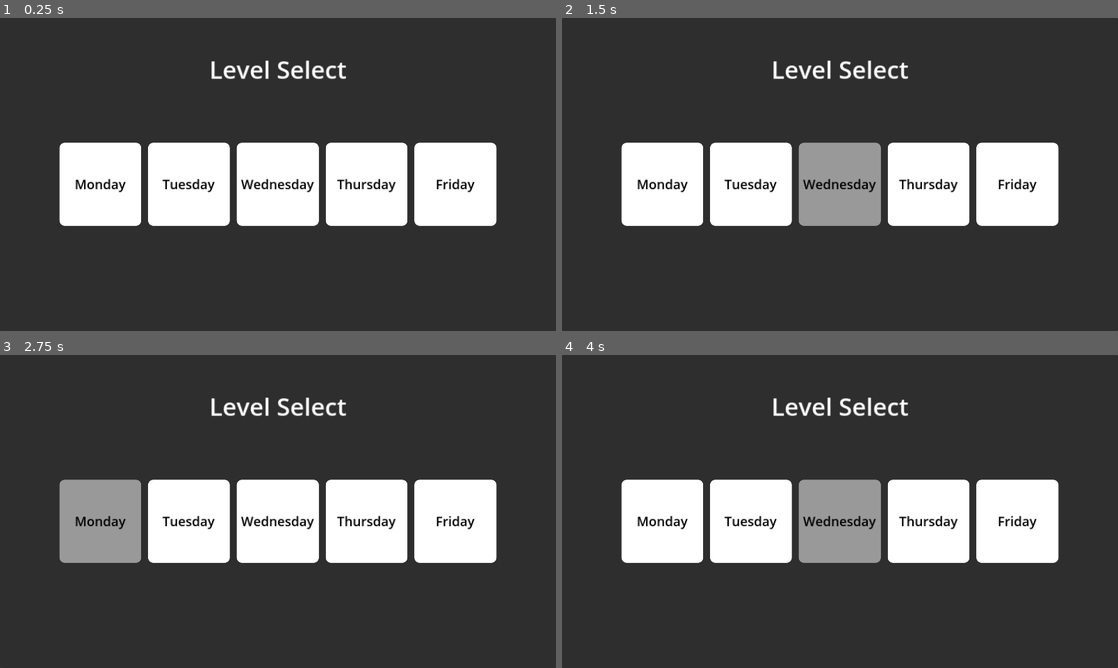
Above: before the commit, frames 1-4 (two rows, left to right).
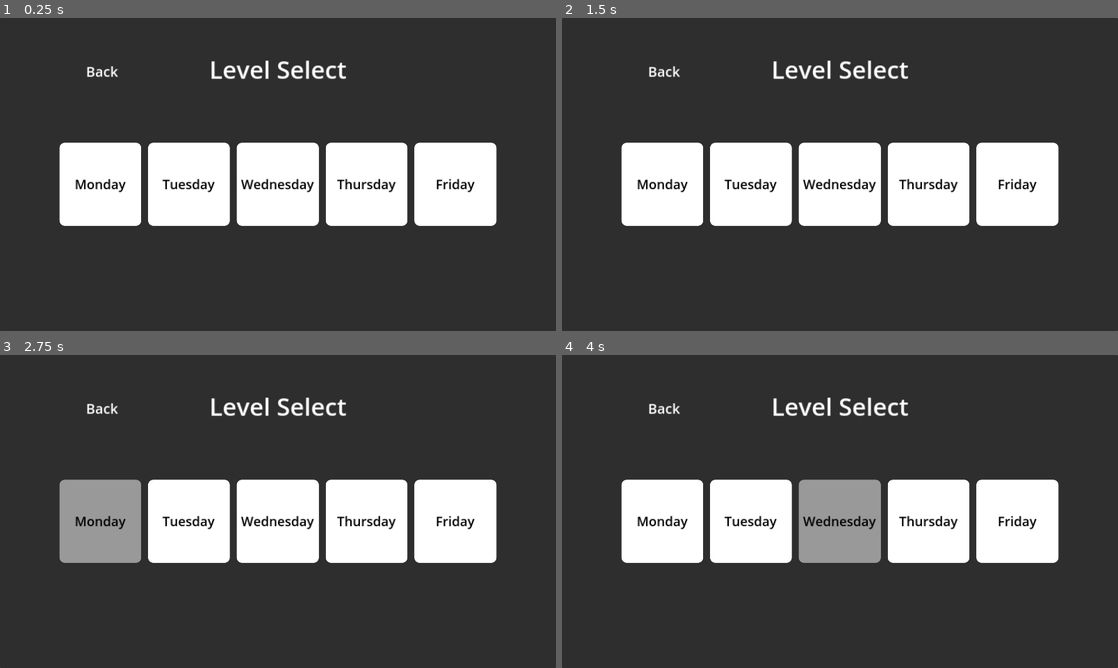
Above: after the commit, the same moments.

Repository: Wong-Kai-Lun/gamified-cybersecurity-awareness-training
Game: Godot game, scene res://level_select/level_select.tscn
Two runs of this game, one before a commit and one after it. Both use one fixed random seed, a clock stepped at 60 frames per second and the inputs below. This scene is started directly instead of the project's main scene.
Inputs (mouse positions are in pixels of both pictures, inside the frame that each line leads up to):
- Up to frame 1 (0.25 s): no input
- Up to frame 2 (1.5 s): click (662, 71) at 0.5 s, where only the run after the commit has a clickable "Back"; click (840, 187) at 1.25 s, where only the run after the commit has a clickable "New Game"
- Up to frame 3 (2.75 s): click "Monday" at 2 s
- Up to frame 4 (4 s): click "Tuesday" at 2.75 s; click "Wednesday" at 3.5 s

The runs differ from the first frame. In frame 1, 0.1% of the frame differs, in the area x 15-22%, y 15-19%; in frame 2, 4.0%, in the area x 15-58%, y 15-67%; in frame 3, 0.1%; in frame 4, 0.1%.

Commit message:
Update Level Select Screen

Diff:
--- /dev/null
+++ b/godot/level_select/level_select.gd
@@ -0,0 +1,37 @@
+extends Control
+
+
+# Called when the node enters the scene tree for the first time.
+func _ready() -> void:
+	pass # Replace with function body.
+
+
+# Called every frame. 'delta' is the elapsed time since the previous frame.
+func _process(delta: float) -> void:
+	pass
+
+
+func _on_back_pressed() -> void:
+	get_tree().change_scene_to_file("res://main_menu/main_menu.tscn")
+
+
+func _on_monday_pressed() -> void:
+	print("The level Monday has been selected.")
+	get_tree().change_scene_to_file("res://game_scene/game_scene.tscn")
+	# create base game interface then load later
+
+
+func _on_tuesday_pressed() -> void:
+	print("The level Tuesday has been selected.")
+
+
+func _on_wednesday_pressed() -> void:
+	print("The level Wednesday has been selected.")
+
+
+func _on_thursday_pressed() -> void:
+	print("The level Thursday has been selected.")
+
+
+func _on_friday_pressed() -> void:
+	print("The level Friday has been selected.")
--- a/godot/level_select/level_select.tscn
+++ b/godot/level_select/level_select.tscn
@@ -1,6 +1,14 @@
-[gd_scene load_steps=5 format=3 uid="uid://qa8xtdsvt46c"]
+[gd_scene load_steps=9 format=3 uid="uid://qa8xtdsvt46c"]
+
+[ext_resource type="Script" path="res://level_select/level_select.gd" id="1_bwkr3"]
 
 [sub_resource type="StyleBoxEmpty" id="StyleBoxEmpty_4yrc4"]
+
+[sub_resource type="StyleBoxEmpty" id="StyleBoxEmpty_jygk7"]
+
+[sub_resource type="StyleBoxEmpty" id="StyleBoxEmpty_3fkpr"]
+
+[sub_resource type="StyleBoxEmpty" id="StyleBoxEmpty_qam13"]
 
 [sub_resource type="StyleBoxFlat" id="StyleBoxFlat_jbno2"]
 corner_radius_top_left = 12
@@ -29,6 +37,7 @@
 anchor_bottom = 1.0
 grow_horizontal = 2
 grow_vertical = 2
+script = ExtResource("1_bwkr3")
 
 [node name="Background" type="Panel" parent="."]
 layout_mode = 1
@@ -53,6 +62,24 @@
 grow_vertical = 2
 theme_override_font_sizes/font_size = 56
 text = "Level Select"
+
+[node name="Back" type="Button" parent="."]
+layout_mode = 2
+offset_left = 159.0
+offset_top = 90.0
+offset_right = 311.0
+offset_bottom = 155.0
+size_flags_horizontal = 3
+theme_override_colors/font_hover_color = Color(1, 1, 1, 1)
+theme_override_colors/font_pressed_color = Color(1, 1, 1, 1)
+theme_override_colors/font_focus_color = Color(1, 1, 1, 1)
+theme_override_colors/font_color = Color(1, 1, 1, 1)
+theme_override_font_sizes/font_size = 32
+theme_override_styles/focus = SubResource("StyleBoxEmpty_4yrc4")
+theme_override_styles/hover = SubResource("StyleBoxEmpty_jygk7")
+theme_override_styles/pressed = SubResource("StyleBoxEmpty_3fkpr")
+theme_override_styles/normal = SubResource("StyleBoxEmpty_qam13")
+text = "Back"
 
 [node name="LevelButtonContainer" type="HBoxContainer" parent="."]
 custom_minimum_size = Vector2(1000, 184)
@@ -140,3 +167,10 @@
 theme_override_styles/pressed = SubResource("StyleBoxFlat_qe004")
 theme_override_styles/normal = SubResource("StyleBoxFlat_xujpy")
 text = "Friday"
+
+[connection signal="pressed" from="Back" to="." method="_on_back_pressed"]
+[connection signal="pressed" from="LevelButtonContainer/Monday" to="." method="_on_monday_pressed"]
+[connection signal="pressed" from="LevelButtonContainer/Tuesday" to="." method="_on_tuesday_pressed"]
+[connection signal="pressed" from="LevelButtonContainer/Wednesday" to="." method="_on_wednesday_pressed"]
+[connection signal="pressed" from="LevelButtonContainer/Thursday" to="." method="_on_thursday_pressed"]
+[connection signal="pressed" from="LevelButtonContainer/Friday" to="." method="_on_friday_pressed"]
